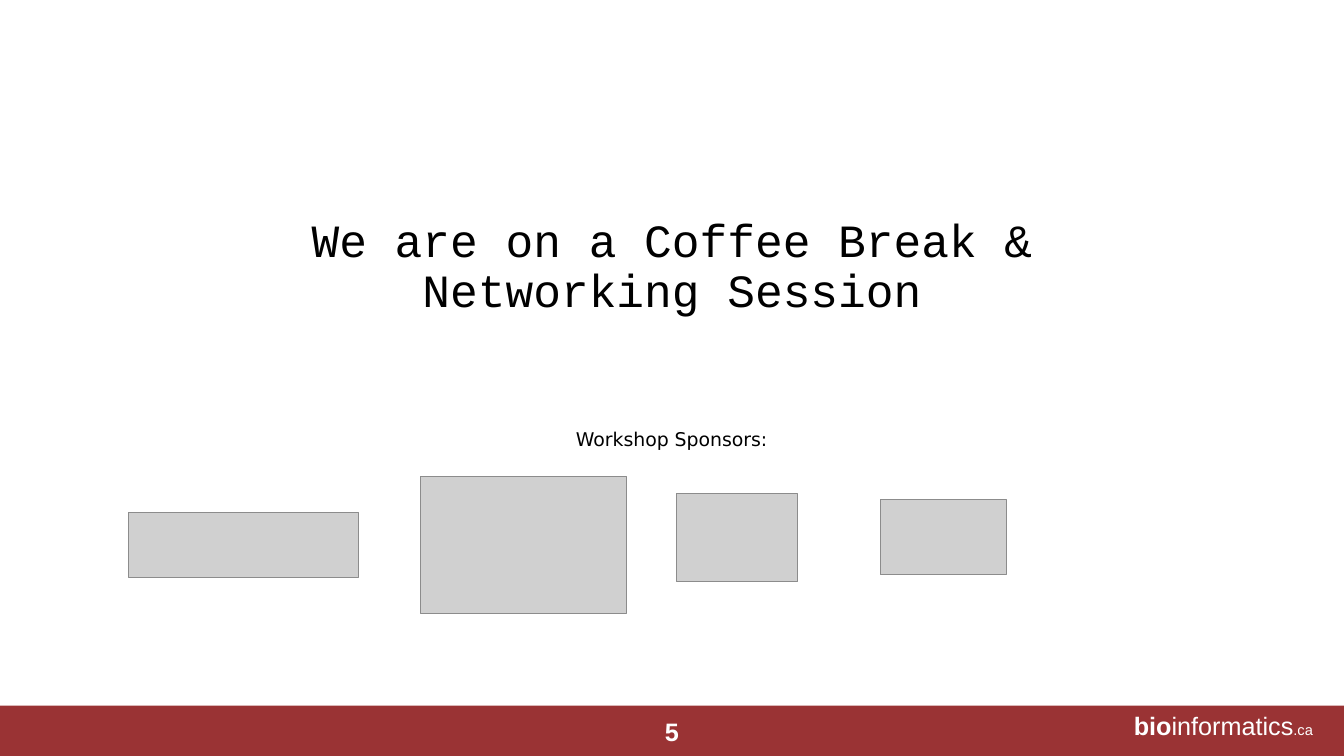
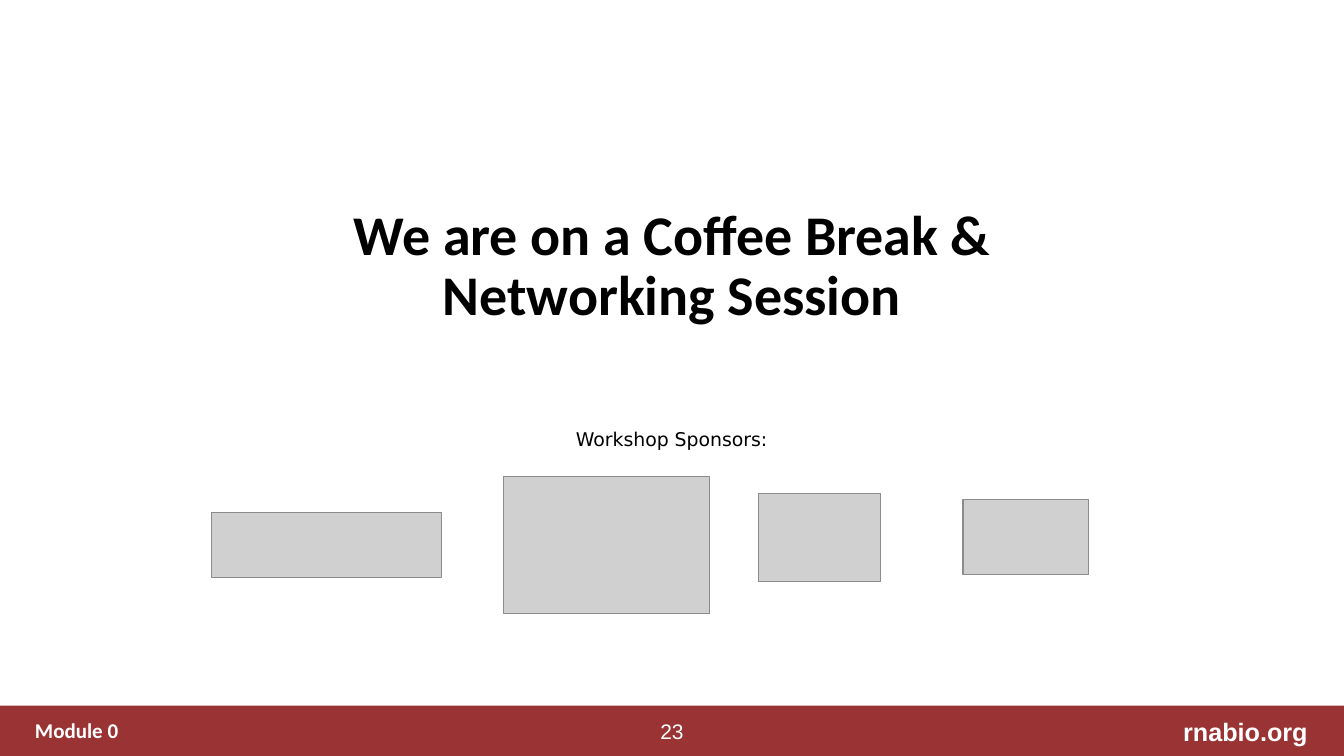
Before and after one commit to griffithlab/rnabio.org, a slide deck: slide 23 of assets/lectures/cbw/2023/full/RNASeq_Module1_IntrotoRNA.pptx (slide 5 before the commit). Drawn at 1344x756 pixels with LibreOffice and Linux fonts; fonts in the diff are those of the drawing; grey boxes stand for pictures. Boxes give left, top, right and bottom in pixels: in the first picture for what was removed or moved away, otherwise in the second. Text is boxed around its words. In the diff, an @@ line names an element or a change of style, - is before the commit and + after.

```diff
--- a/assets/lectures/cbw/2023/full/RNASeq_Module1_IntrotoRNA.pptx
+++ b/assets/lectures/cbw/2023/full/RNASeq_Module1_IntrotoRNA.pptx
@@ title "We are on a Coffee ..." at (x1=354, y1=215, x2=938, y2=325): size 33 to 40 pt, font Courier New to Calibri, bold on @@
@@ picture moved from (x1=677, y1=494, x2=799, y2=582) to (x1=759, y1=494, x2=881, y2=582) @@
@@ 3 pictures moved together from (x1=129, y1=476, x2=1006, y2=613) to (x1=212, y1=476, x2=1089, y2=613) @@
@@ text removed at (x1=1134, y1=716, x2=1312, y2=736) @@
-bioinformatics.ca
@@ text added at (x1=35, y1=723, x2=119, y2=738), 15 pt, text #FFFFFF, bold @@
+Module 0
@@ page number added at (x1=660, y1=724, x2=683, y2=739), 15 pt, text #FFFFFF @@
+23
@@ page number removed at (x1=665, y1=723, x2=679, y2=742) @@
-5
@@ text added at (x1=1183, y1=722, x2=1307, y2=747), 18 pt, text #FFFFFF, bold @@
+rnabio.org
```
Also in this commit, not shown: 2 other slides changed, 20 slides added, 2 slides removed, 47 other files.
